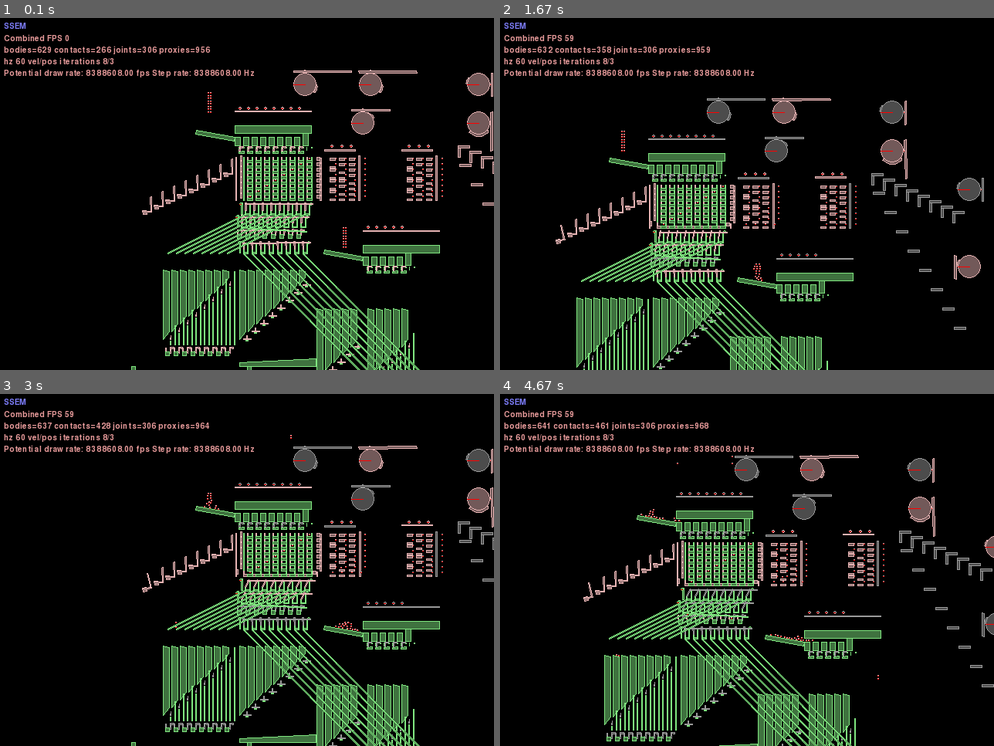
Above: before the commit, frames 1-4 (two rows, left to right).
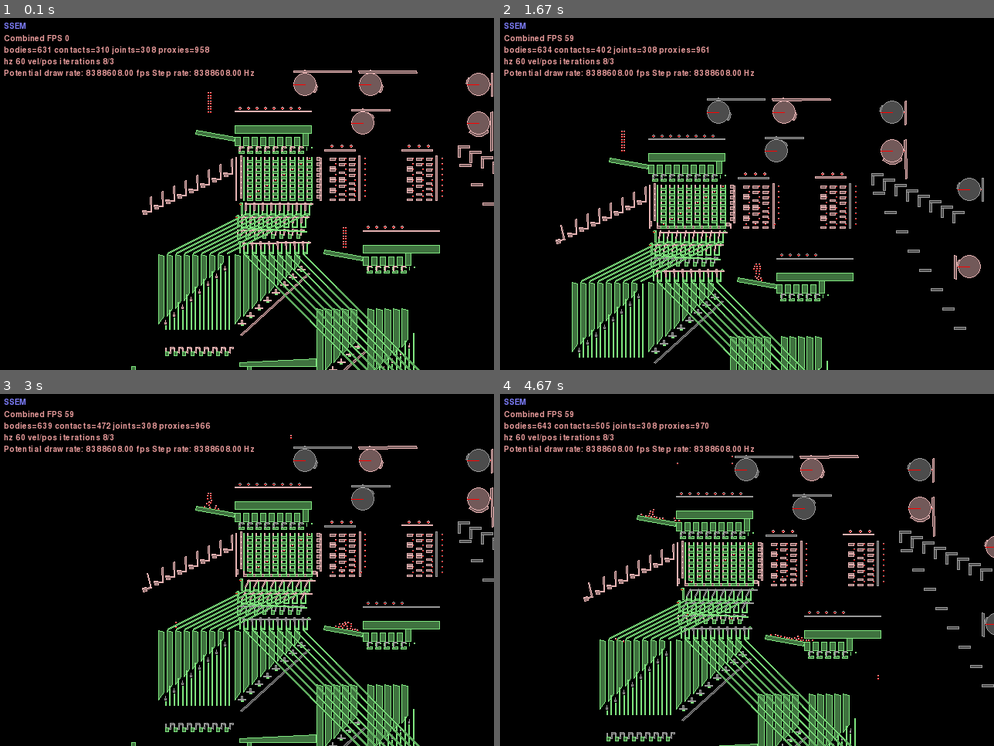
Above: after the commit, the same moments.

Repository: jmacarthur/box2d-ssem
Game: pygame game, started from main.py
Same seed, same stepped clock (60 frames per second), same inputs: the game is played once before the commit and once after it.
Inputs (mouse positions are in pixels of both pictures, inside the frame that each line leads up to):
- Up to frame 1 (0.1 s): no input
- Up to frame 2 (1.67 s): hold Right 0.33-0.8 s; move the mouse to (727, 201) at 0.37 s; hold Up 0.83-1.13 s; move the mouse to (747, 208) at 0.87 s; tap Space at 0.9, 1.23, 1.53 s; hold Right 1.17-1.63 s; move the mouse to (796, 267) at 1.2 s
- Up to frame 3 (3 s): hold Left 1.67-2.2 s; move the mouse to (93, 647) at 1.7 s; tap Space at 1.73, 2.03, 2.3, 2.63, 2.93 s; hold Down 2.23-2.53 s; move the mouse to (306, 594) at 2.27 s; hold Left 2.57-2.97 s; move the mouse to (256, 436) at 2.6 s
- Up to frame 4 (4.67 s): click (722, 658) at 3.05 s; hold Up 3.33-3.7 s; move the mouse to (747, 605) at 3.37 s; tap Space at 3.4, 3.8, 4.1, 4.47 s; hold Right 3.73-4.37 s; move the mouse to (934, 700) at 3.77 s; hold Down from 4.4 s (still down); move the mouse to (677, 485) at 4.43 s

The runs differ from the first frame. In frame 1, 4.4% of the frame differs, in the area x 8-75%, y 7-100%; in frame 2, 4.2%; in frame 3, 4.4%; in frame 4, 4.5%, in the area x 9-63%, y 7-100%.

Commit message:
Reset levers for subtractors

Diff:
--- a/main.py
+++ b/main.py
@@ -16,8 +16,9 @@
     return 2*math.pi*float(degrees) / 360
 
 def rotate_polygon(polygon, degrees):
-    new_poly = []
-    r = radians(degrees)
+    return rotate_polygon_radians(polygon, radians(degrees))
+
+def rotate_polygon_radians(polygon, r):
     return [(x*math.cos(r) - y*math.sin(r), y*math.cos(r) + x*math.sin(r)) for (x,y) in polygon]
 
 bb_diameter = 6.35
@@ -114,7 +115,7 @@
         regen_parts = []
         pusher_parts = []
         for c in range(0,8):
-            self.add_static_polygon(box_polygon(10,10), c*pitch+xpos-11, -12+ypos)
+            self.add_static_polygon(box_polygon(8,10), c*pitch+xpos-11, -12+ypos)
 
             pusher = fixtureDef(shape=makeBox(c*pitch+xpos-11,-12+ypos+11,2,10), density=1.0,
                                       filter=filter(groupIndex=1))
@@ -153,28 +154,36 @@
 
     def subtractor(self, xpos, ypos, attachment_body, lines = 8, output_offset_dir = -1):
         output_offset_x = pitch*(lines+1)*output_offset_dir
+        sub_y_pitch = 20
         for c in range(0,lines):
-            input_toggle = self.toggle(xpos+c*pitch, ypos-150+20*c, attachment_body)
-            output_toggle = self.subtractor_output_toggle(xpos+c*pitch+output_offset_x, ypos-150+20*c, attachment_body)
+            input_toggle = self.toggle(xpos+c*pitch, ypos-150+sub_y_pitch*c, attachment_body)
+            output_toggle = self.subtractor_output_toggle(xpos+c*pitch+output_offset_x, ypos-150+sub_y_pitch*c, attachment_body)
             self.world.CreateDistanceJoint(bodyA=input_toggle,
 	                                   bodyB=output_toggle,
 	                                   anchorA=(xpos, ypos+5),
 	                                   anchorB=(xpos+output_offset_x,ypos+5),
 	                                   collideConnected=False)
             # Large static bits that form input channels
-            self.add_static_polygon([ (0,0), (pitch-7,-5), (pitch-7,-20*(8-c)), (0,-20*(8-c)-20) ],
+            self.add_static_polygon([ (0,0), (pitch-7,-5), (pitch-7,-sub_y_pitch*(8-c)), (0,-sub_y_pitch*(8-c)-sub_y_pitch) ],
                                     xpos+c*pitch-pitch+3.5, ypos+pitch+9)
 
             # More top-side channels, but for the output
-            self.add_static_polygon([ (0,0), (pitch-7,-5), (pitch-7,-20*(8-c)), (0,-20*(8-c)-20) ],
+            self.add_static_polygon([ (0,0), (pitch-7,-5), (pitch-7,-sub_y_pitch*(8-c)), (0,-sub_y_pitch*(8-c)-sub_y_pitch) ],
                                     xpos+c*pitch-pitch+3.5+output_offset_x, ypos+pitch+9)
             # Bottom-side channels, for the output
-            self.add_static_polygon([ (-1,0), (1,0), (1,20*c+10), (-1,20*c+10) ],
+            self.add_static_polygon([ (-1,0), (1,0), (1,sub_y_pitch*c+10), (-1,sub_y_pitch*c+10) ],
                                     xpos+c*pitch+output_offset_x, ypos+pitch-185)
 
-            self.add_static_polygon([ (-1,0), (1,0), (1,20*c+50), (-1,20*c+50) ],
+            self.add_static_polygon([ (-1,0), (1,0), (1,sub_y_pitch*c+50), (-1,sub_y_pitch*c+50) ],
                                     xpos+(c+0.5)*pitch+output_offset_x, ypos+pitch-185)
 
+        # A reset bar
+        reset_angle = math.atan2(sub_y_pitch, pitch)
+        reset_len = math.sqrt((lines*pitch)**2 + (lines*sub_y_pitch)**2)
+        reset_poly = rotate_polygon_radians(box_polygon(reset_len, 5), reset_angle)
+        reset_lever = self.add_dynamic_polygon(polygonShape(vertices=reset_poly), xpos, ypos-180)
+        self.slide_joint(attachment_body, reset_lever, (-1,1), 0,15, friction=0.1)
+        return reset_lever
 
     def ball_bearing_lift(self,xpos,ypos,attachment_body):
         plane = 0
@@ -654,7 +663,7 @@
         for r in range(0,8):
             for i in range(0,2):
                 test_data = self.add_ball_bearing(250+7*i,-120+7*r,0)
-        self.subtractor(0,-210, groundBody)
+        self.subtractor(-13,-170, groundBody)
         self.lower_regenerators = []
         self.regenerator(-200,-390, groundBody, self.lower_regenerators)
         #Program counter
